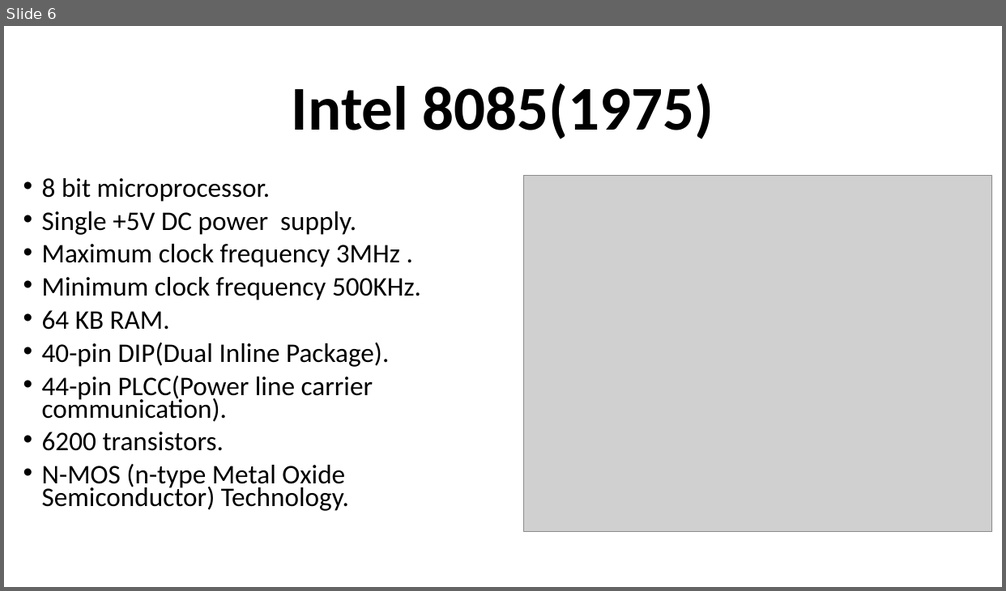
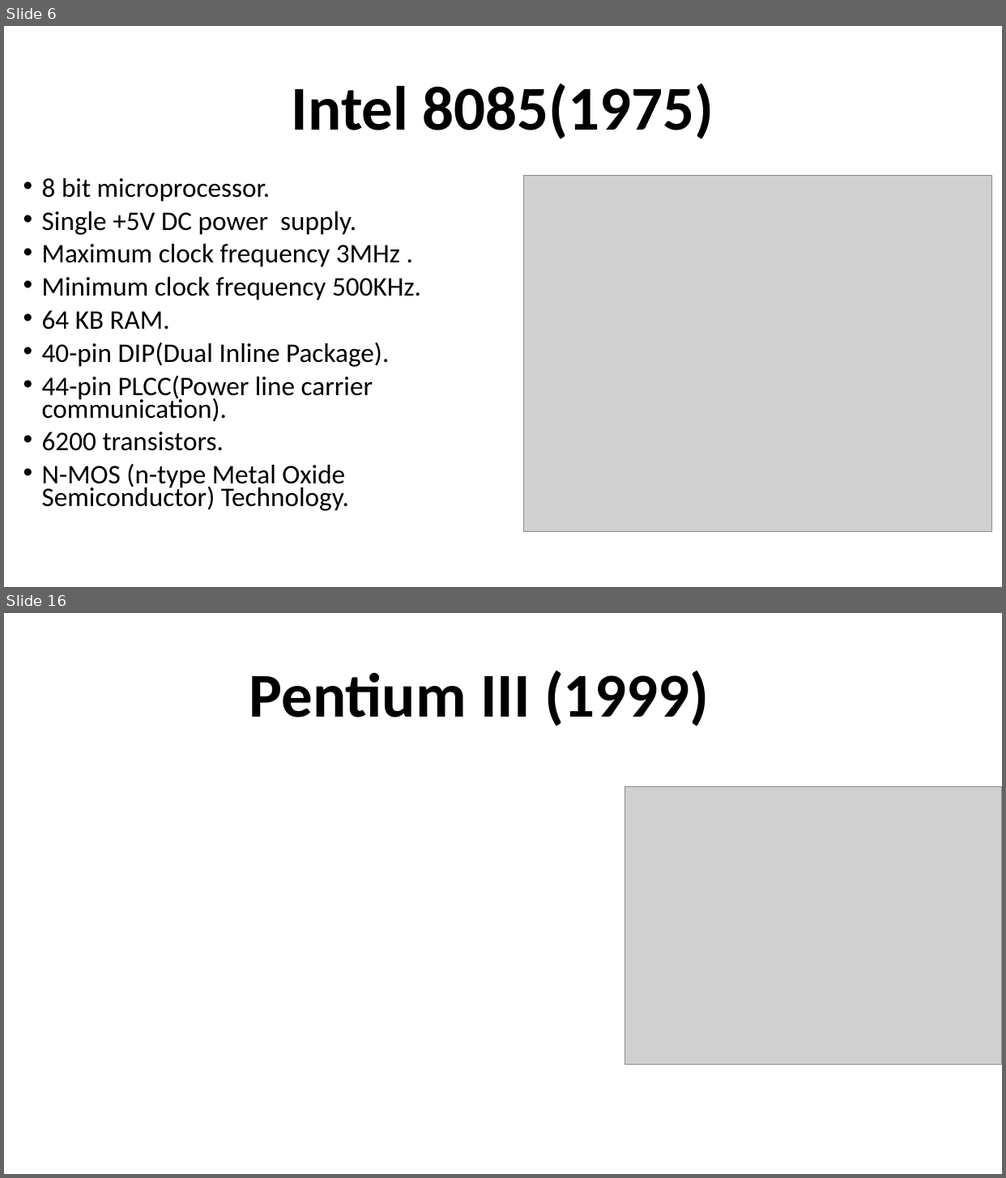
Before and after one commit to MENAGAMM/-JAVA-CODING, a slide deck: Microprocessor.pptx. Shown one above the other, each under a label of ours: slide 6 before the commit, slides 6 and 16 after it; the slides between them are not shown. The pictures are 1006x591 and 1006x1178 pixels, drawn with LibreOffice and Linux fonts; fonts in the diff are those of the drawing; grey boxes stand for pictures. Boxes give left, top, right and bottom in pixels: in the first picture for what was removed or moved away, otherwise in the second. Text is boxed around its words. In the diff, an @@ line names an element or a change of style, - is before the commit and + after.

```diff
--- a/Microprocessor.pptx
+++ b/Microprocessor.pptx
@@ slide 16 added at (4, 613, 1002, 1174), background #FFFFFF @@
@@ title added at (249, 671, 710, 726), 60 pt, text #000000, bold @@
+Pentium III (1999)
@@ picture added at (625, 786, 1002, 1063) @@
```
Also in this commit, not shown: 7 slides changed, 4 other slides added.
